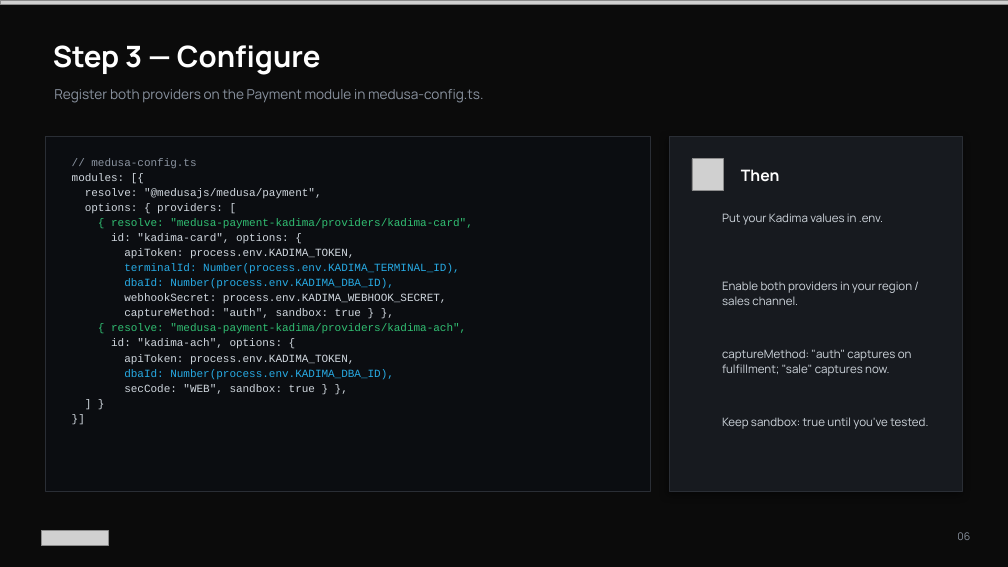
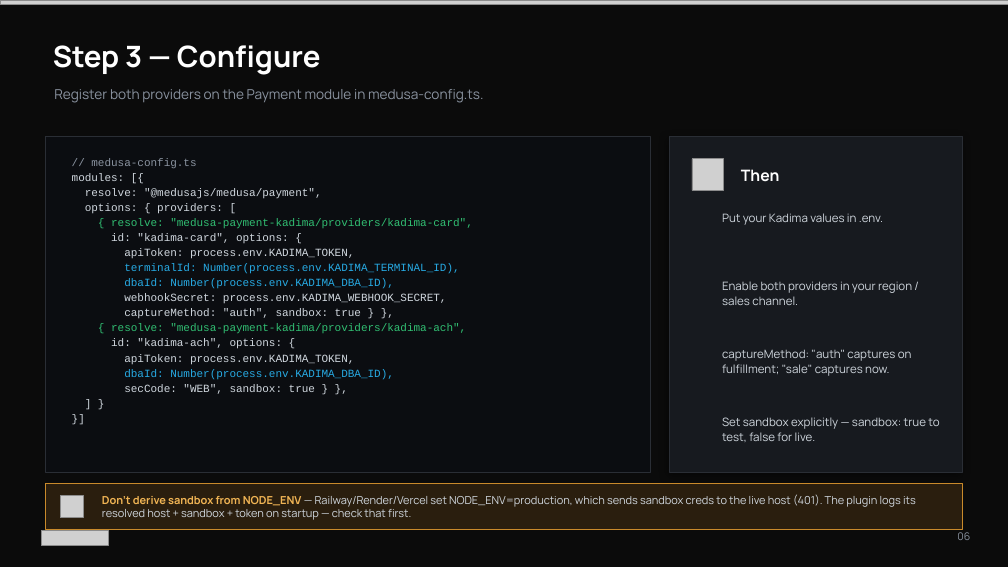
Before and after one commit to kadimapayments/medusa-payment-kadima, a slide deck: slide 6 of docs/Kadima-Medusa-Install-Guide.pptx. Drawn at 1008x567 pixels with LibreOffice and Linux fonts; fonts in the diff are those of the drawing; grey boxes stand for pictures; background and template pictures are left out. Boxes give left, top, right and bottom in pixels: in the first picture for what was removed or moved away, otherwise in the second. Text is boxed around its words. In the diff, an @@ line names an element or a change of style, - is before the commit and + after.

```diff
--- a/docs/Kadima-Medusa-Install-Guide.pptx
+++ b/docs/Kadima-Medusa-Install-Guide.pptx
@@ rectangle: place and size @@
-rectangle at [45, 136, 650, 492]
+rectangle at [45, 136, 650, 473]
@@ rectangle: place and size @@
-rectangle at [669, 136, 963, 492]
+rectangle at [669, 136, 963, 473]
@@ text at [722, 417, 939, 442]: text changed @@
-Keep sandbox: true until you've tested.
+Set sandbox explicitly — sandbox: true to test, false for live.
@@ rectangle added at [45, 484, 963, 529], fill #2A1E0E, outline #C98A2B 1 pt @@
@@ picture added at [60, 495, 83, 518] @@
@@ text added at [102, 494, 916, 520], 10.5 pt, text #CFD6DD @@
+Don't derive sandbox from NODE_ENV — Railway/Render/Vercel set NODE_ENV=production, which sends sandbox creds to the live host (401). The plugin logs its resolved host + sandbox + token on startup — check that first.
```
Also in this commit, not shown: 2 other files.
